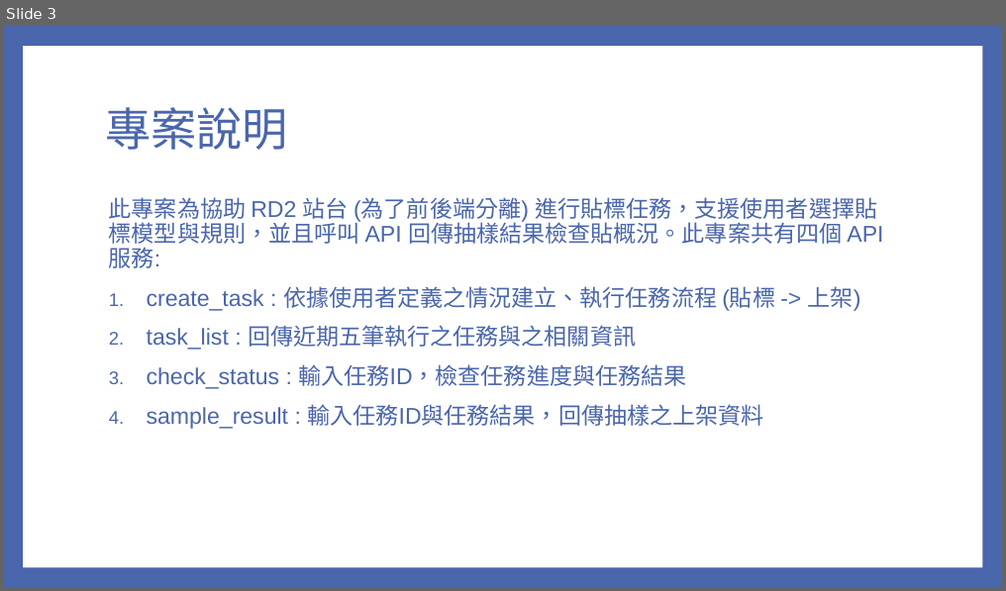
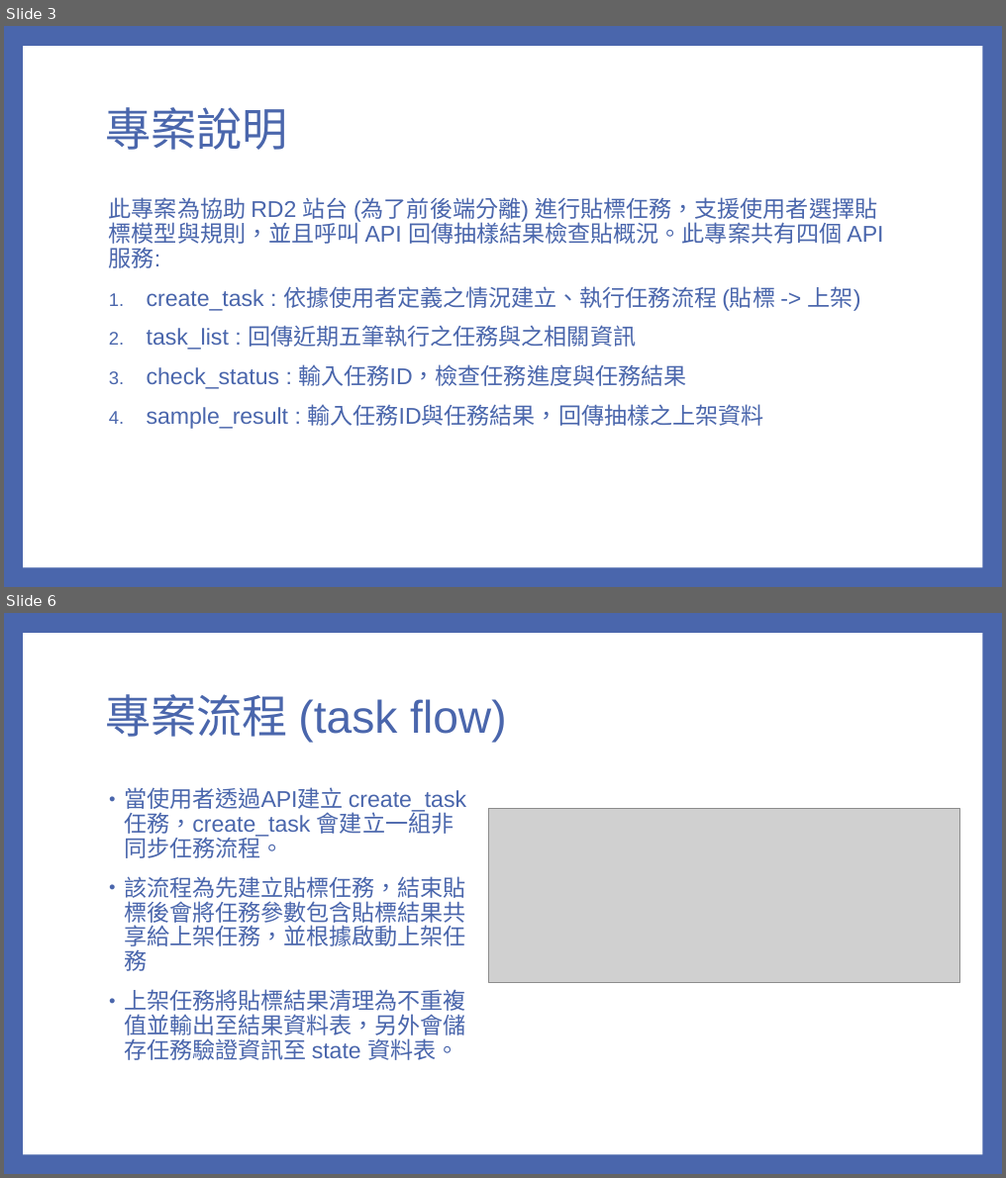
Before and after one commit to ychuang789/labelapi, a slide deck: Audience API v2.pptx. Shown one above the other, each under a label of ours: slide 3 before the commit, slides 3 and 6 after it; the slides between them are not shown. The pictures are 1006x591 and 1006x1178 pixels, drawn with LibreOffice and Linux fonts; fonts in the diff are those of the drawing; grey boxes stand for pictures. Boxes give left, top, right and bottom in pixels: in the first picture for what was removed or moved away, otherwise in the second. Text is boxed around its words. In the diff, an @@ line names an element or a change of style, - is before the commit and + after.

```diff
--- a/Audience API v2.pptx
+++ b/Audience API v2.pptx
@@ slide 6 added at bbox=[4, 613, 1002, 1174], background #4A66AC; not listed: 1 template element that a slide beside it also shows @@
@@ title added at bbox=[105, 694, 506, 743], 44 pt, text #4A66AC @@
+專案流程 (task flow)
@@ text added at bbox=[124, 787, 466, 1060], 22 pt, text #4A66AC @@
+• 當使用者透過API建立 create_task 任務，create_task 會建立一組非同步任務流程。
+• 該流程為先建立貼標任務，結束貼標後會將任務參數包含貼標結果共享給上架任務，並根據啟動上架任務
+• 上架任務將貼標結果清理為不重複值並輸出至結果資料表，另外會儲存任務驗證資訊至 state 資料表。
@@ picture added at bbox=[488, 808, 960, 983] @@
```
Also in this commit, not shown: 7 slides changed, 2 other slides added, 2 other files.
